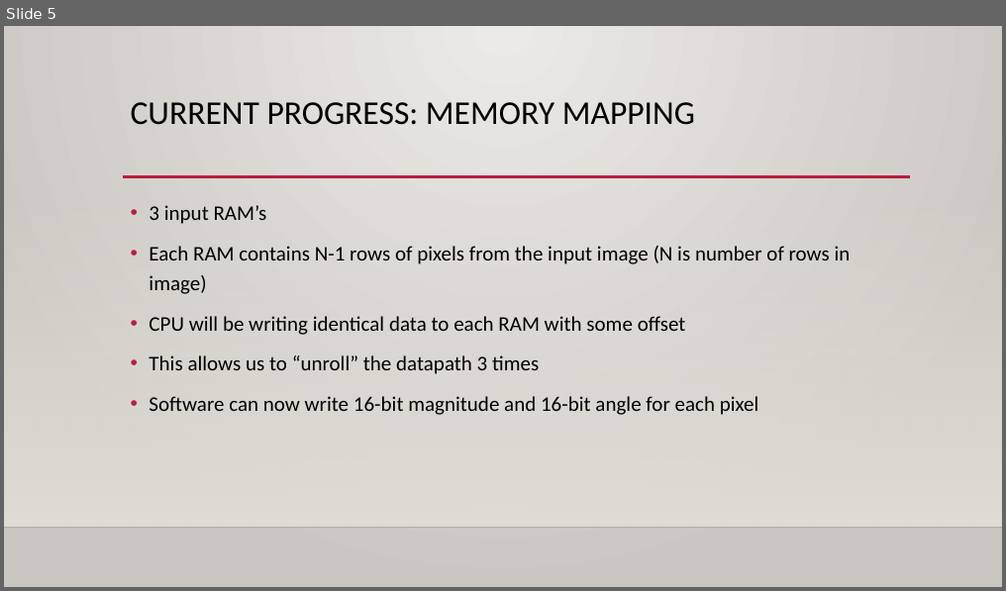
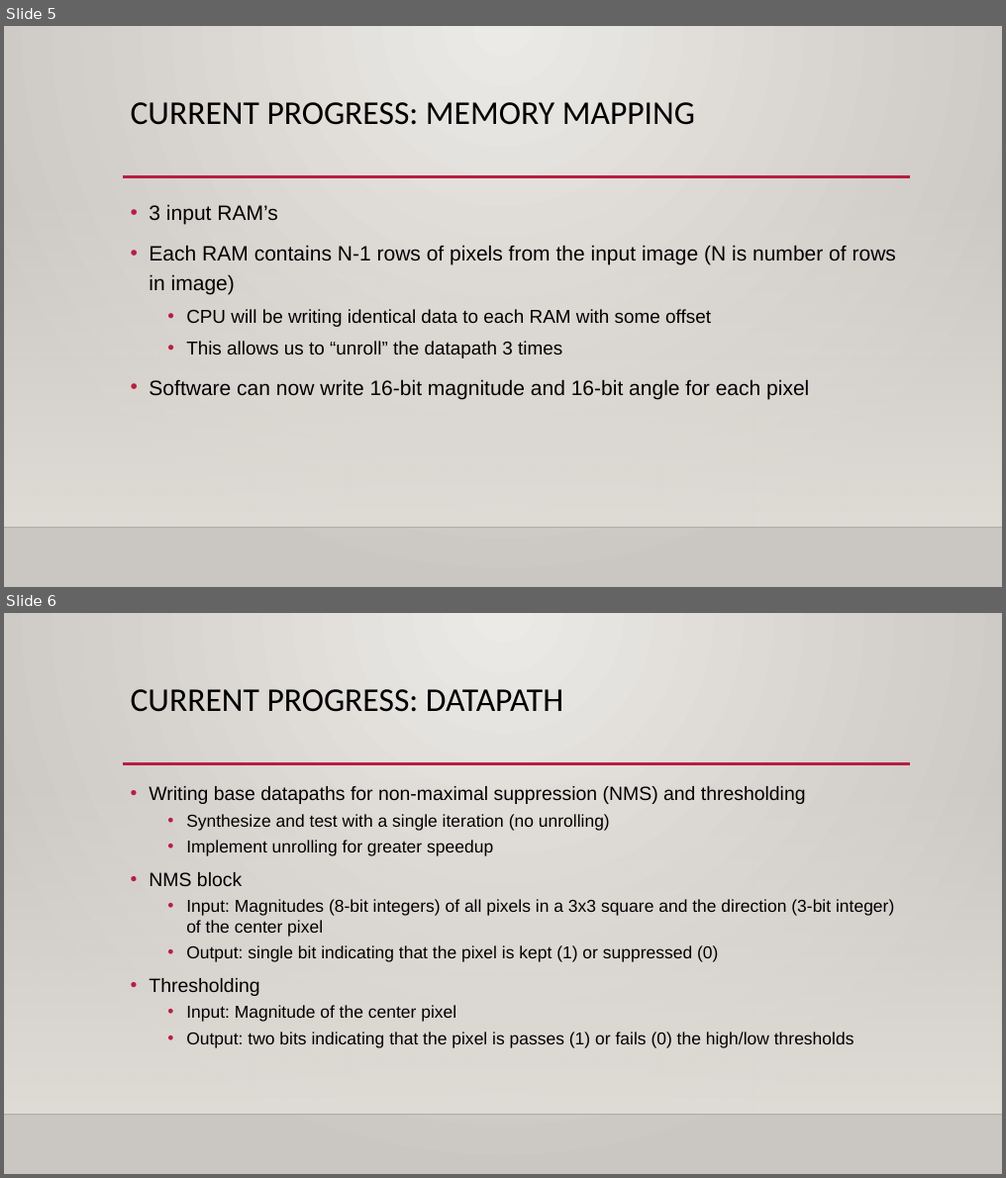
Before and after one commit to Maximus32/Reconfig-Canny, a slide deck: Deliverables/Canny edge detection – fpga speedup.pptx. Shown one above the other, each under a label of ours: slide 5 before the commit, slides 5 and 6 after it. The pictures are 1006x591 and 1006x1178 pixels, drawn with LibreOffice and Linux fonts; fonts in the diff are those of the drawing; background and template pictures are left out. Boxes give left, top, right and bottom in pixels: in the first picture for what was removed or moved away, otherwise in the second. Text is boxed around its words. In the diff, an @@ line names an element or a change of style, - is before the commit and + after.

```diff
--- a/Deliverables/Canny edge detection – fpga speedup.pptx
+++ b/Deliverables/Canny edge detection – fpga speedup.pptx
@@ slide 6 added at (x1=4, y1=613, x2=1002, y2=1174), background gradient #ECEAE7 to #CAC7C1; not listed: 3 template elements that a slide beside it also shows @@
@@ title added at (x1=131, y1=689, x2=563, y2=712), 32 pt, text #000000 @@
+CURRENT PROGRESS: DATAPATH
@@ text added at (x1=149, y1=786, x2=894, y2=1048), 16.6 pt, text #000000 @@
+• Writing base datapaths for non-maximal suppression (NMS) and thresholding
+  • Synthesize and test with a single iteration (no unrolling)
+  • Implement unrolling for greater speedup
+• NMS block
+  • Input: Magnitudes (8-bit integers) of all pixels in a 3x3 square and the direction (3-bit integer) of the center pixel
+  • Output: single bit indicating that the pixel is kept (1) or suppressed (0)
+• Thresholding
+  • Input: Magnitude of the center pixel
+  • Output: two bits indicating that the pixel is passes (1) or fails (0) the high/low thresholds
@@ slide 5 changed as well @@
@@ text "3 input RAM’s" at (x1=149, y1=204, x2=896, y2=399): font Calibri to Arial; size 20 to 18 pt in "CPU will be writing identical data to ...", "This allows us to “unroll” the datapath ..."; list level 1 to 2 in "CPU will be writing identical ..."; list level 1 to 2 in "This allows us to “unroll” ..." @@
```
Also in this commit, not shown: 4 other slides changed, 2 other slides added.
